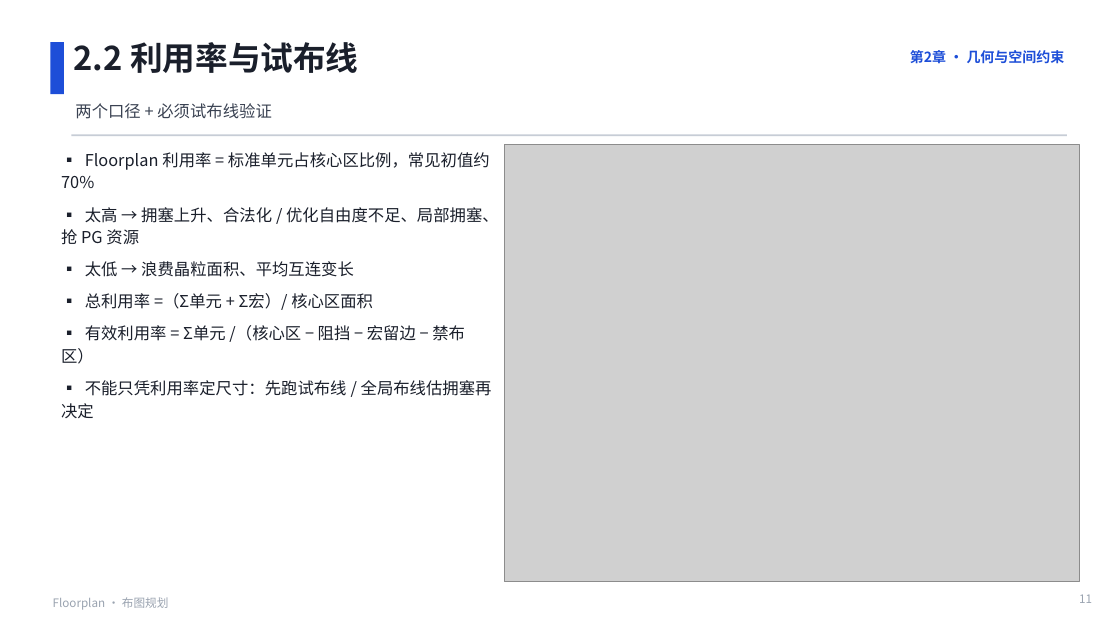
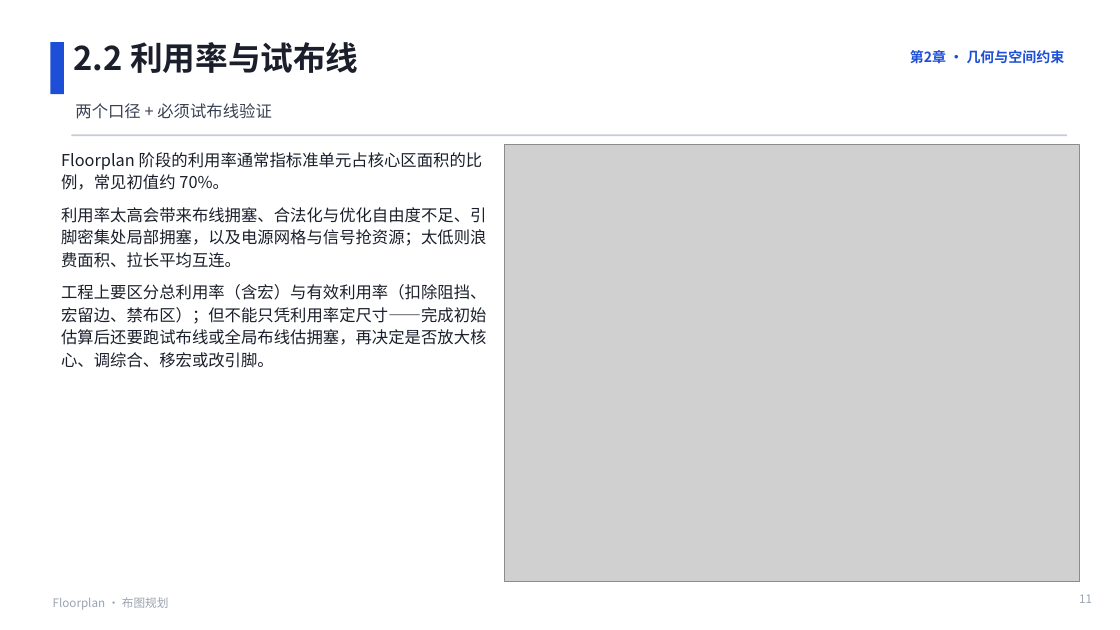
Before and after one commit to JinChengZ18/IC_Learning_Material, a slide deck: slide 11 of IC_Backend_Notes/slides/05_Floorplan - 副本.pptx. Drawn at 1120x630 pixels with LibreOffice and Linux fonts; fonts in the diff are those of the drawing; grey boxes stand for pictures. Boxes give left, top, right and bottom in pixels: in the first picture for what was removed or moved away, otherwise in the second. Text is boxed around its words. In the diff, an @@ line names an element or a change of style, - is before the commit and + after.

```diff
--- a/IC_Backend_Notes/slides/05_Floorplan - 副本.pptx
+++ b/IC_Backend_Notes/slides/05_Floorplan - 副本.pptx
@@ text at (61,152,486,368): text changed @@
-▪ Floorplan 利用率 = 标准单元占核心区比例，常见初值约 70%
-▪ 太高 → 拥塞上升、合法化 / 优化自由度不足、局部拥塞、抢 PG 资源
-▪ 太低 → 浪费晶粒面积、平均互连变长
-▪ 总利用率 =（Σ单元 + Σ宏）/ 核心区面积
-▪ 有效利用率 = Σ单元 /（核心区 − 阻挡 − 宏留边 − 禁布区）
-▪ 不能只凭利用率定尺寸：先跑试布线 / 全局布线估拥塞再决定
+Floorplan 阶段的利用率通常指标准单元占核心区面积的比例，常见初值约 70%。
+利用率太高会带来布线拥塞、合法化与优化自由度不足、引脚密集处局部拥塞，以及电源网格与信号抢资源；太低则浪费面积、拉长平均互连。
+工程上要区分总利用率（含宏）与有效利用率（扣除阻挡、宏留边、禁布区）；但不能只凭利用率定尺寸——完成初始估算后还要跑试布线或全局布线估拥塞，再决定是否放大核心、调综合、移宏或改引脚。
```
Also in this commit, not shown: 8 other slides changed, 1 other file.
